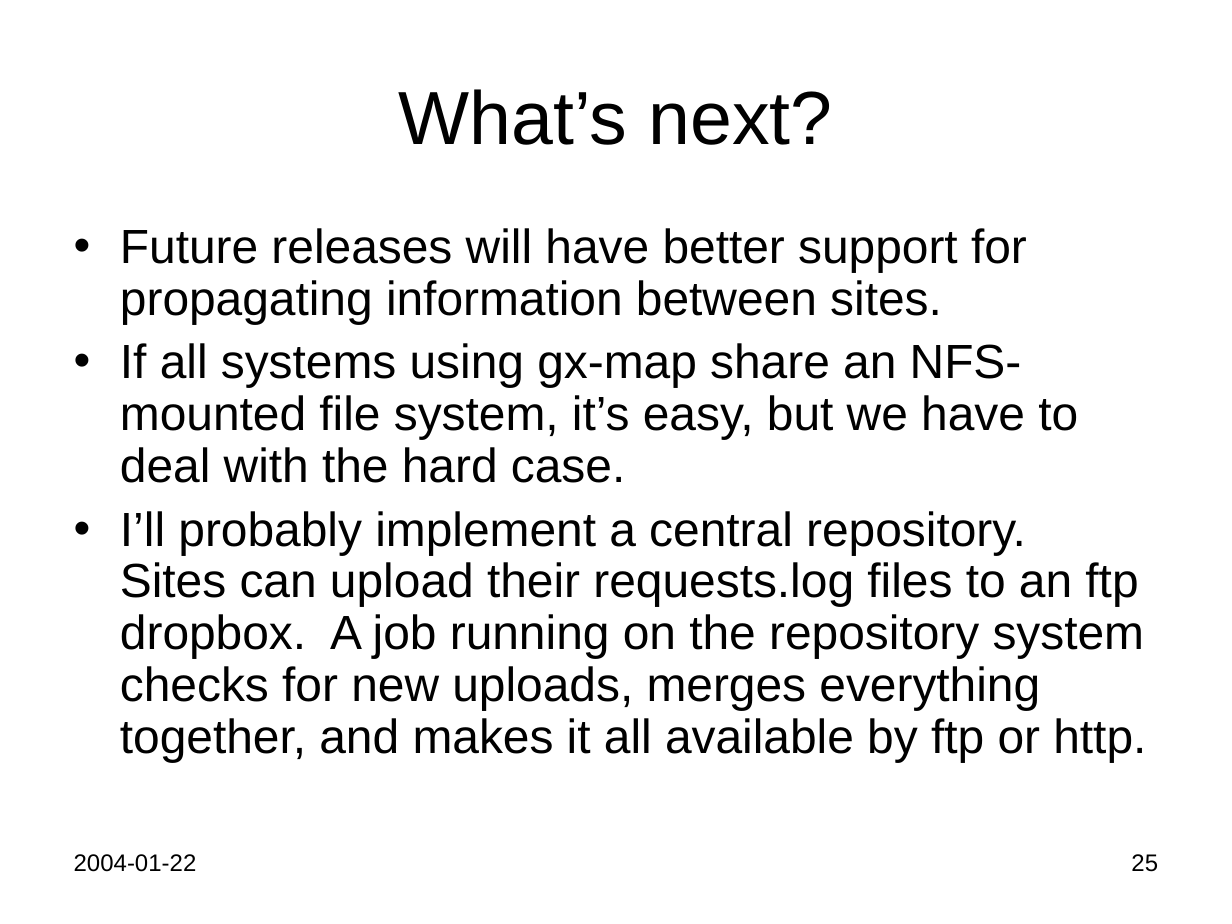
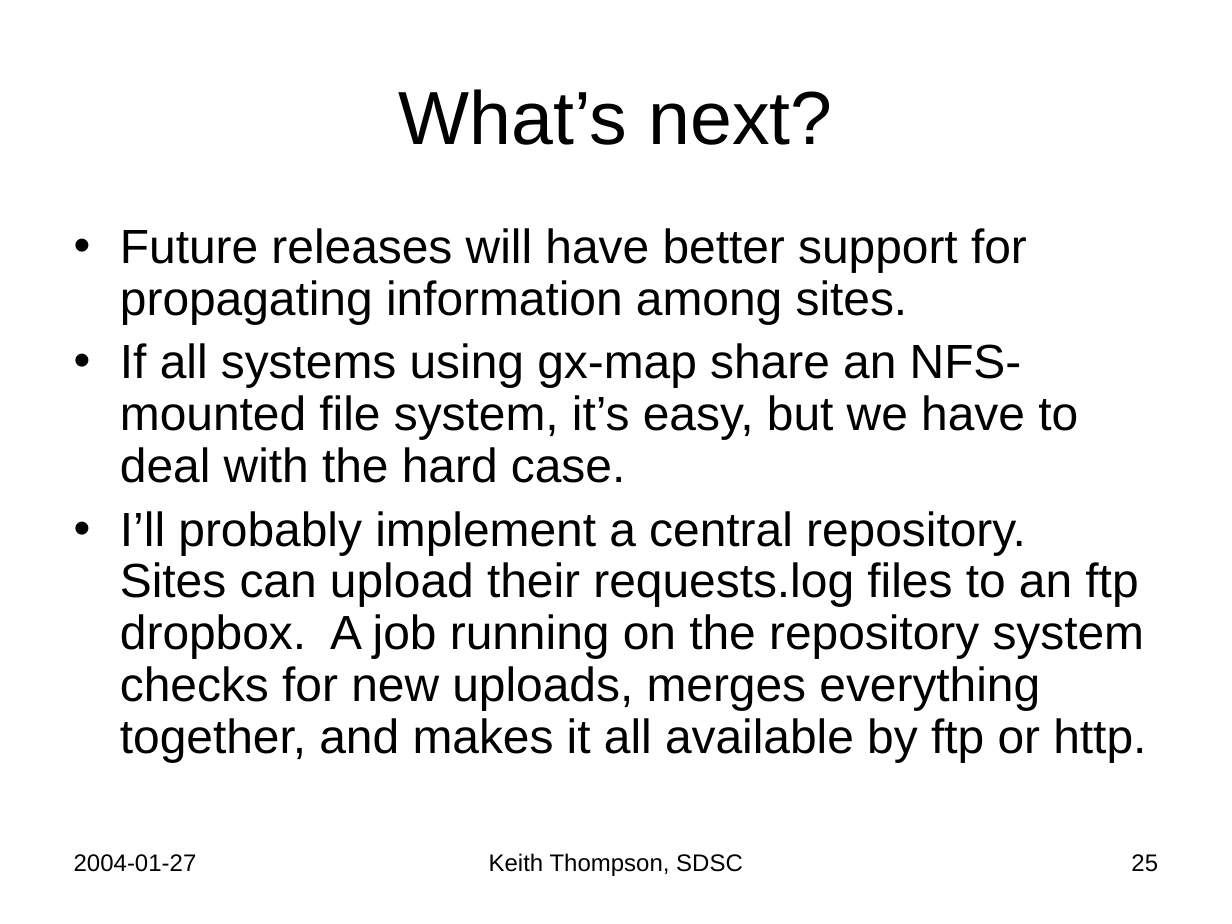
Before and after one commit to Keith-S-Thompson/gx-map, a slide deck: slide 25 of gx-map.ppt. Drawn at 1232x924 pixels with LibreOffice and Linux fonts; fonts in the diff are those of the drawing. Boxes give left, top, right and bottom in pixels: in the first picture for what was removed or moved away, otherwise in the second. Text is boxed around its words. In the diff, an @@ line names an element or a change of style, - is before the commit and + after.

```diff
--- a/gx-map.ppt
+++ b/gx-map.ppt
@@ text at bbox=[120, 228, 1027, 324]: text changed @@
-• Future releases will have better support for propagating information between sites.
+• Future releases will have better support for propagating information among sites.
@@ text at bbox=[74, 854, 197, 872]: text changed @@
-2004-01-22
+2004-01-27
@@ text added at bbox=[489, 853, 743, 876], 14 pt, text #000000 @@
+Keith Thompson, SDSC
```
Also in this commit, not shown: 29 other slides changed, 1 slide added.
